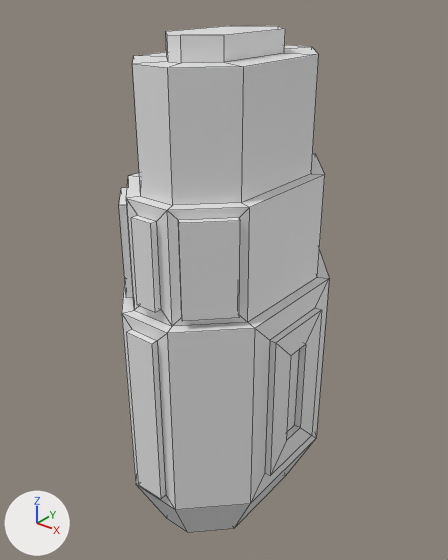
Before and after pictures for a commit that changed the Blender file Assets/ArtsyFartsy/Models/Ships/PoA.blend.
Camera for both pictures: a 50 mm lens placed at (49.6, -62.6, 54.8), pointed at (-1.0, 0.7, 15.6). Arrows for +X, +Y and +Z are at lower left; the lights stay in place. The first picture is the older version. Mesh edges are drawn as thin lines.
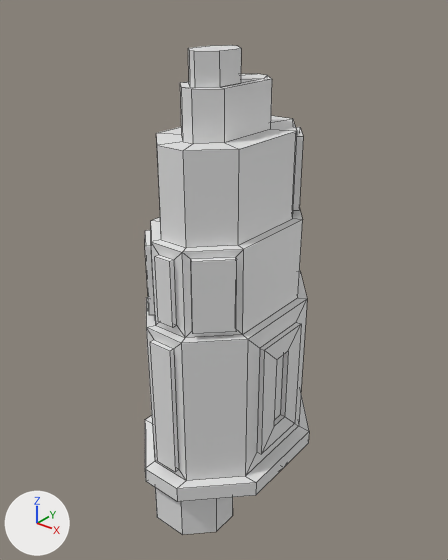
Location of each change, [x1, y1, x2, y2] in pixels of the pictures (448 x 560 px):
```json
{"object": "Cube", "change": "reshaped, rescaled", "before": [119, 26, 329, 532], "after": [145, 45, 309, 535], "on screen": "22% narrower"}
{"part": 1, "of": "me_cube_003", "change": "cut back", "before": [166, 26, 285, 63], "after": [155, 45, 309, 535]}
```

The change, as JSON lines over the scene's bpy script:
```json
{"block": "me_cube_003", "where": "# used by ob_cube; location = (0.0, 0.0, 0.0); scale = (5.0, 5.0, 5.0)"}
{"op": "remove", "block": "me_cube_003", "code": "me_cube_003.from_pydata(...)  # 152 vertices, 146 faces; spans x -2.5..2.5, y -3.5..3.7, z -4.3..9.86"}
{"op": "add", "block": "me_cube_003", "code": "me_cube_003.from_pydata(...)  # 316 vertices, 282 faces; spans x -2.8..2.8, y -3.8..4.2, z -5.05..11.86"}
{"block": "me_cube_003", "change": "me_cube_003 part 1"}
{"block": "me_cube_003", "change": "12 vertices are removed from x -0.87..0.87, y -2.04..2.04, z -3.3..9.86"}
{"block": "me_cube_003", "change": "22 faces are deleted"}
{"block": "me_cube_003", "change": "20 vertices move from x -1.45..1.45, y -2.45..2.45, z -4.3..-3.3 to x -2.8..2.8, y -3.8..4.2, z -3.05..-2.45"}
{"block": "me_cube_003", "change": "96 vertices are added at x -2.8..2.8, y -3.48..3.88, z -5.05..10.86"}
{"block": "me_cube_003", "change": "8 new vertices lie (0.0, 0.0, 1.56) away from vertices in x -0.87..0.87, y -1.87..1.87, z 9.3"}
{"block": "me_cube_003", "change": "48 new vertices lie (0.0, 0.0, 1.0) away from vertices in x -2.01..2.01, y -1.61..1.33, z -4.05..10.86"}
{"block": "me_cube_003", "change": "16 new vertices lie (0.0, 0.0, 2.0) away from vertices in x -1.57..1.57, y -3.48..3.88, z -5.05"}
{"block": "me_cube_003", "change": "8 new vertices lie (0.0, 0.0, 2.54) away from vertices in x -1.72..1.72, y 1.71..3.02, z 6.53"}
{"block": "me_cube_003", "change": "158 new faces join them"}
{"op": "set", "path": "ob_cube.scale", "old": "(5.0, 5.0, 5.0)", "new": "(4.0, 4.0, 4.0)"}
```
